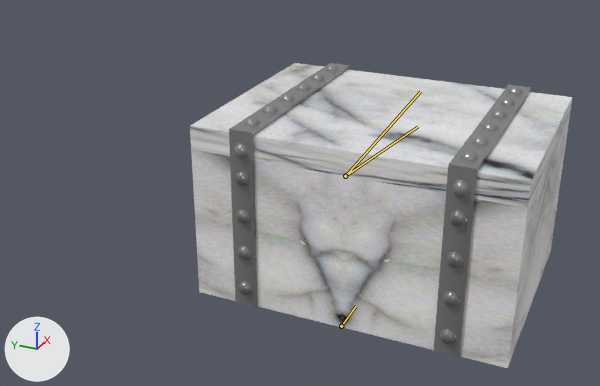
One commit to the Blender file obj_treasureChest_rileySteptoe_v02.blend: the scene before it, then after it.
The view is the same before and after, from a 50 mm camera at (-18.98, -6.07, 9.37) aimed at (-3.32, 0.98, 1.54). Every picture has the same lights, and +X, +Y and +Z are marked at lower left. The older version comes first. The bones that bend it are drawn over the model as lines.

Names of what the first picture shows: 'Chest Base', 'Chest Lid'.
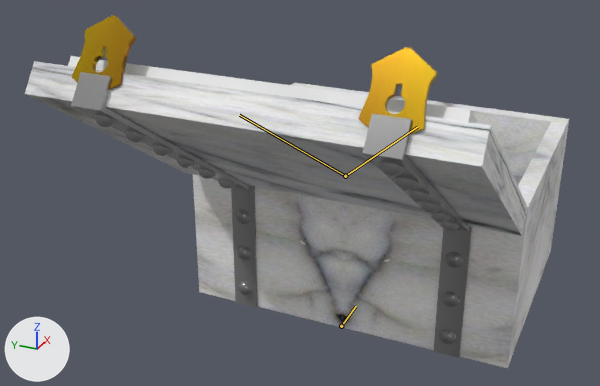
The newer file adds an action. The first version stands in its rest pose; the second is drawn at frame 45 of the action 'Open'.

What differs and where, as boxes [x1, y1, x2, y2] in the pictures (600 x 386 px):
'Chest Lid', posed (32% wider, 52% taller)
    before: [190, 63, 572, 208]
    after: [25, 15, 528, 236]
bone 'Lid Bone', root to tip
    before: (345, 176) to (420, 91)
    after: (345, 176) to (239, 115)

The change in detail:
Bone 'Lid Bone' (bone_lid_bone) turns from (0, 0, 0) to (0, 0, 145) degrees about its own x, y and z.
